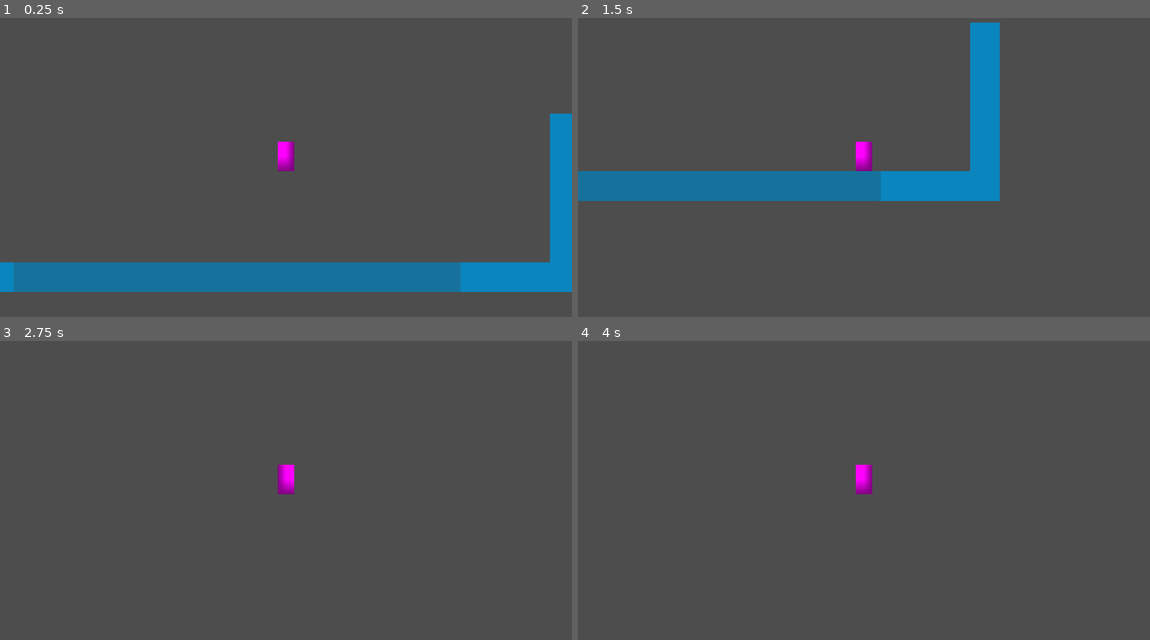
Above: before the commit, frames 1-4 (two rows, left to right).
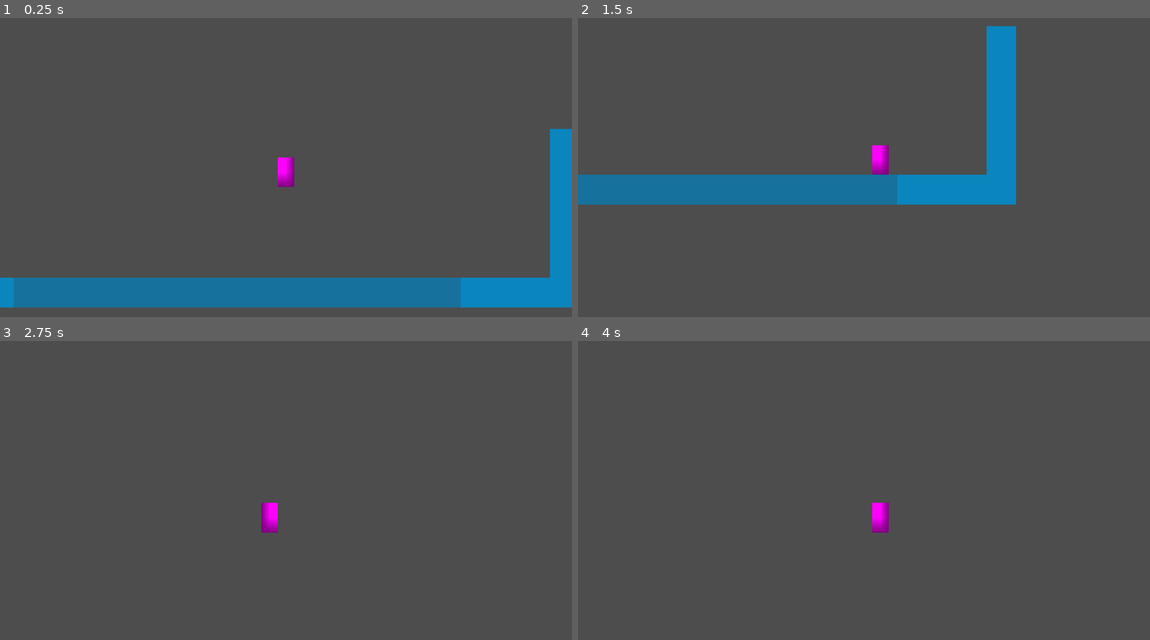
Above: after the commit, the same moments.

Repository: agasyants/GameJam1--skidbladnir-
Game: Godot game, scene res://Levels/main_level/main.tscn
The game is run twice, just before and just after one commit, with the same random seed, the same clock (stepped at 60 frames per second) and the same inputs.
Inputs:
- Up to frame 1 (0.25 s): no input
- Up to frame 2 (1.5 s): hold K (switch_echo) 0.53-1.28 s; hold Right (ui_right) from 0.53 s (still down); tap Space (jump) at 0.77 s; tap J (switch_normal) at 1.35 s
- Up to frame 3 (2.75 s): tap Space (jump) at 1.52 s; release Right (ui_right) at 2.03 s; hold Left (ui_left) from 2.03 s (still down); hold , (switch_truth) from 2.03 s (still down)
- Up to frame 4 (4 s): release Left (ui_left) at 2.78 s; release , (switch_truth) at 2.78 s; hold Right (ui_right) from 2.78 s (still down); tap L (switch_visceral) at 2.85 s; tap Space (jump) at 3.02, 3.77 s; hold K (switch_echo) from 3.53 s (still down)

The runs differ from the first frame. In frame 1, 11% of the frame differs, in the area x 0-100%, y 31-97%; in frame 2, 5.7%; in frame 3, 0.6%; in frame 4, 0.6%.

Commit message:
Camera Update

Diff:
--- a/Player/Player.gd
+++ b/Player/Player.gd
@@ -19,6 +19,8 @@
 var player_state: State = State.IDLE
 var eye_state = 0
 
+@onready var camera: Camera2D = get_viewport().get_camera_2d()
+
 # Таймеры
 var coyote_timer = 0.0
 var jump_buffer_timer = 0.0
@@ -30,7 +32,13 @@
 	_handle_jump()
 	_update_state()
 
+	var prev = global_position
+
 	move_and_slide()
+
+	camera.position = camera.position - global_position + prev
+
+	camera.position = camera.position.lerp(Vector2.ZERO, 1.0 - exp(-10.0 * delta))
 
 func _apply_gravity(delta: float) -> void:
 	if not is_on_floor():
--- a/project.godot
+++ b/project.godot
@@ -24,6 +24,7 @@
 
 window/size/viewport_width=1920
 window/size/viewport_height=1080
+window/size/mode=3
 
 [input]
 
